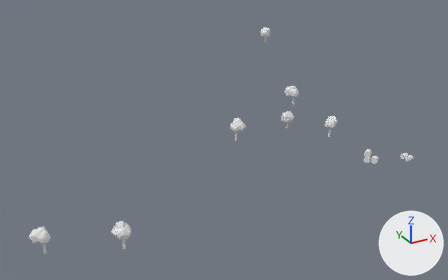
The glTF model models/dress_the_crossroads_9.glb as it was, and as the next commit left it.
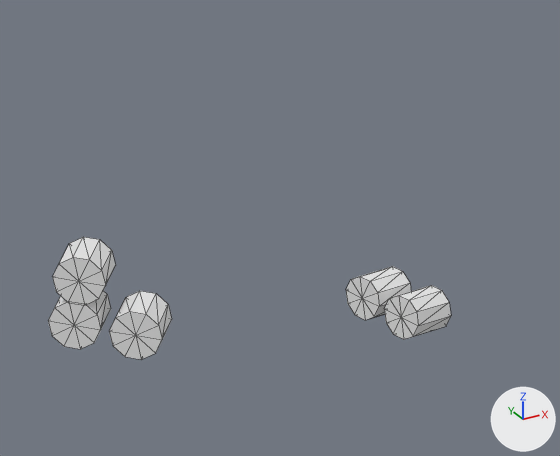
Old and new are each drawn whole from a 50 mm camera at (177.1, 90.3, 65.9) aimed at (247.5, 218.1, 2.0) and again close up on the part from 80% to 95% of the width and 43% to 63% of the height. The lights are fixed; the arrows at lower right show +X, +Y and +Z. The last two pictures show the newer version. The close-ups show mesh edges as thin lines. Vertices at exactly the same position are counted once.

The older version as bpy lines, for what is in view:
```python
me_palette = bpy.data.meshes.new('palette')
me_palette.from_pydata(...)  # 744 vertices, 1336 faces; spans x 192.4..290.9, y 182.7..266.8, z 1.2..16.6
me_palette.materials.append(mat_palette)  # its picture is missing
ob_palette = bpy.data.objects.new('palette', me_palette)
ob_palette.location = (0.0, 0.0, 0.0)
```
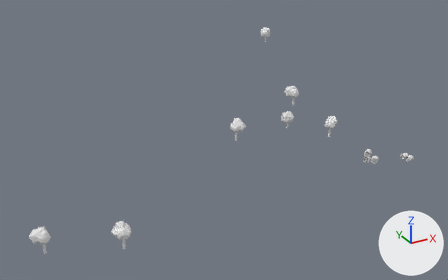
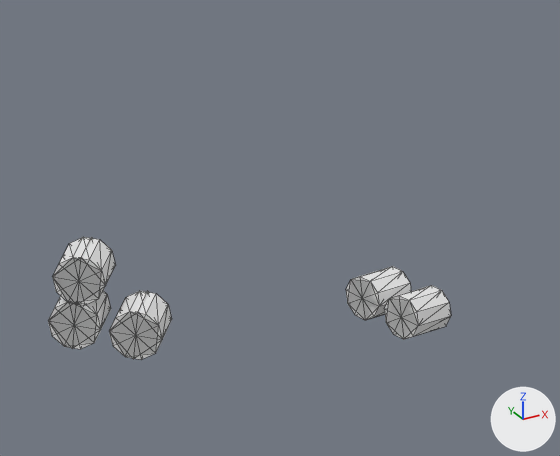
Where the change shows, as pixel boxes (x1, y1, x2, y2) in the close-ups (560 x 456 px):
part 1 of me_palette, added: after (49, 237, 418, 359)

What changed in the scene script:
```text
Change me_palette:
    used by ob_palette; location = (0.0, 0.0, 0.0)
    remove me_palette.from_pydata(...)  # 744 vertices, 1336 faces; spans x 192.4..290.9, y 182.7..266.8, z 1.2..16.6
    add me_palette.from_pydata(...)  # 826 vertices, 1820 faces; spans x 192.4..290.9, y 182.7..266.8, z 1.2..16.6
    me_palette part 1
    12 vertices are added at x 270.8..273.1, y 189.1..191.5, z 1.8..4.7
    148 new faces join them
    other edits to the shape of me_palette do not show in these pictures
```
